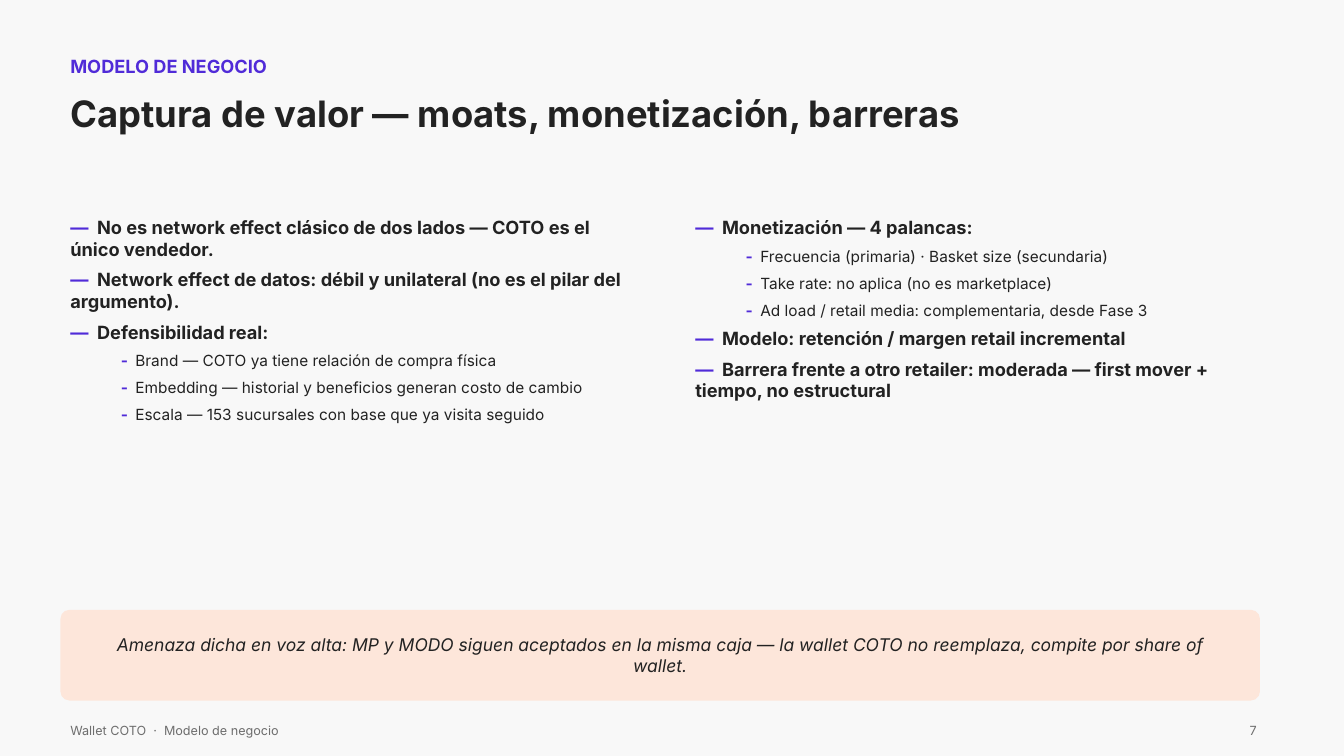
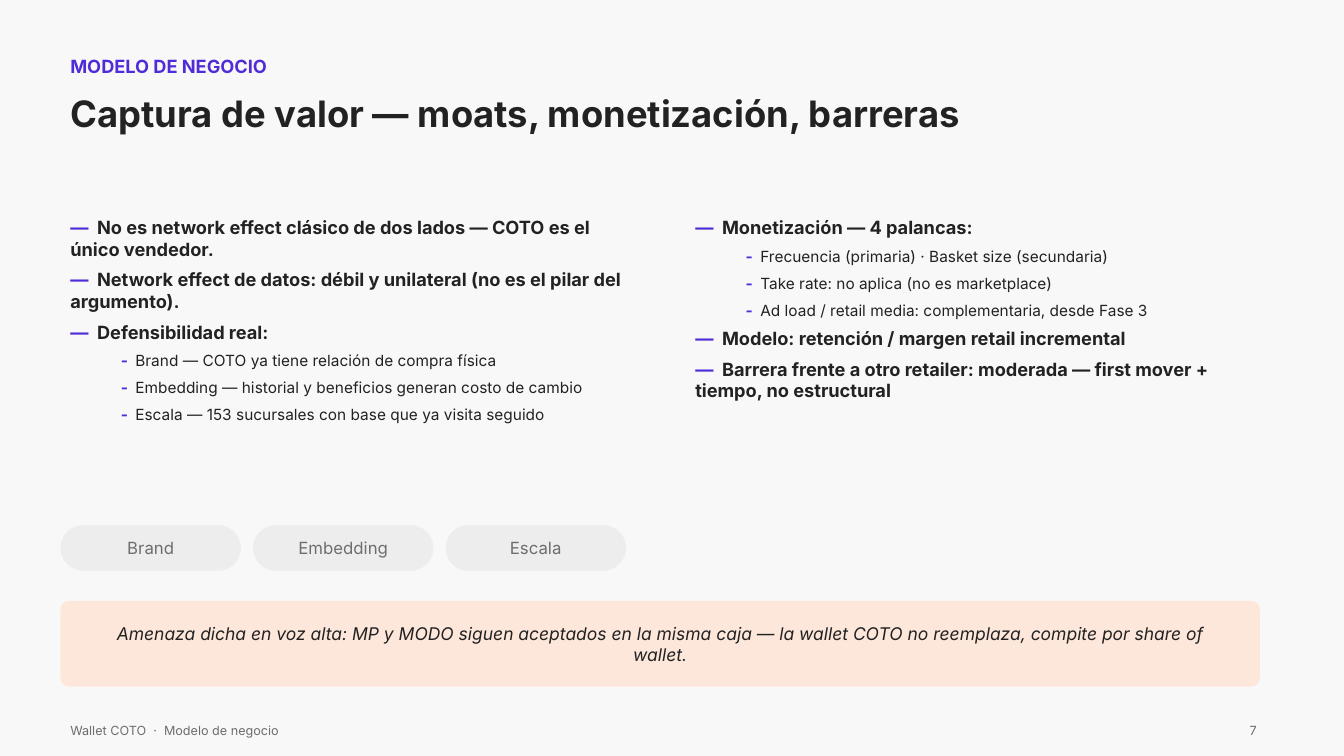
Before and after one commit to uffdg/udesa, a slide deck: slide 7 of materias/mt25-estrategias-negocios-internet/business-plan-coto/entregable/presentacion/business-plan-coto.pptx. Drawn at 1344x756 pixels with LibreOffice and Linux fonts; fonts in the diff are those of the drawing. Boxes give left, top, right and bottom in pixels: in the first picture for what was removed or moved away, otherwise in the second. Text is boxed around its words. In the diff, an @@ line names an element or a change of style, - is before the commit and + after.

```diff
--- a/materias/mt25-estrategias-negocios-internet/business-plan-coto/entregable/presentacion/business-plan-coto.pptx
+++ b/materias/mt25-estrategias-negocios-internet/business-plan-coto/entregable/presentacion/business-plan-coto.pptx
@@ rounded rectangle added at [60, 525, 241, 571], fill #EDEDED, 12 pt, text #6E6E6E @@
+Brand
@@ rounded rectangle added at [253, 525, 434, 571], fill #EDEDED, 12 pt, text #6E6E6E @@
+Embedding
@@ rounded rectangle added at [446, 525, 626, 571], fill #EDEDED, 12 pt, text #6E6E6E @@
+Escala
@@ rounded rectangle "Amenaza dicha en voz alta: ...": place and size @@
-rounded rectangle "Amenaza dicha en voz alta: ..." at [60, 610, 1260, 701]
+rounded rectangle "Amenaza dicha en voz alta: ..." at [60, 601, 1260, 687]
```
Also in this commit, not shown: 7 other slides changed, 12 other files.
